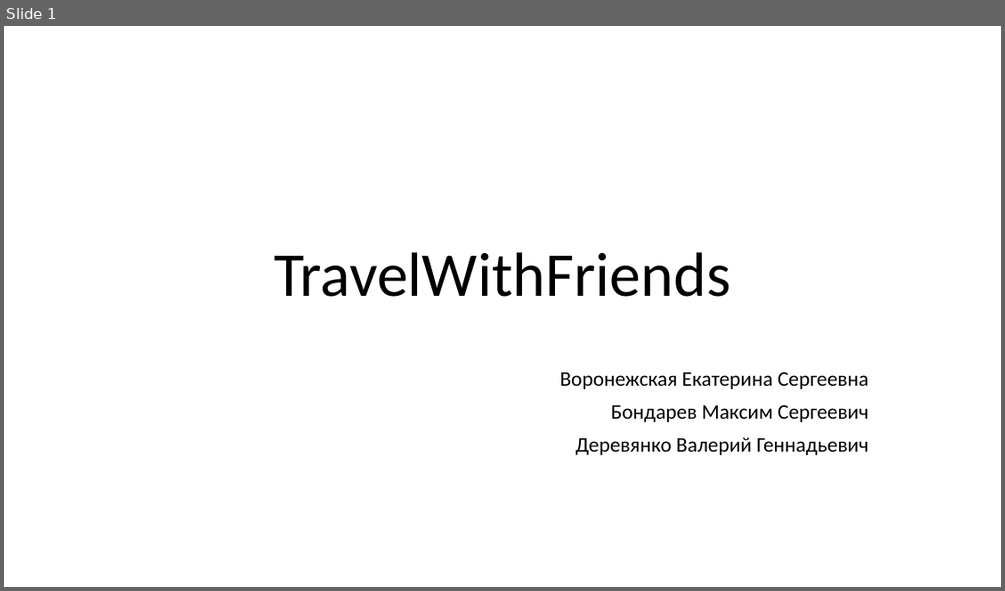
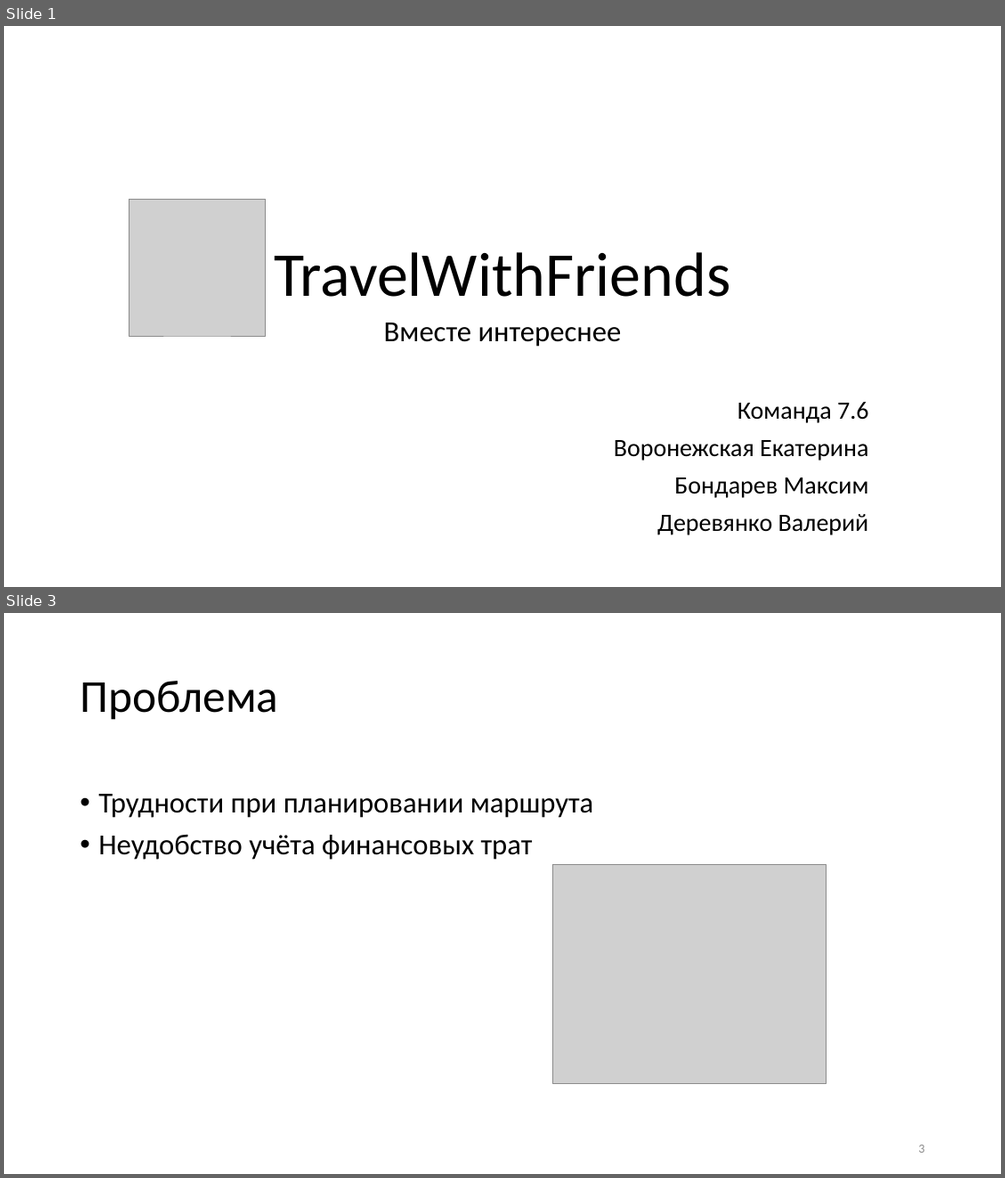
Before and after one commit to egoistique/TravelWithFriends, a slide deck: documentation/Презентация.pptx. Shown one above the other, each under a label of ours: slide 1 before the commit, slides 1 and 3 after it; the slides between them are not shown. The pictures are 1005x591 and 1005x1178 pixels, drawn with LibreOffice and Linux fonts; fonts in the diff are those of the drawing; grey boxes stand for pictures. Boxes give left, top, right and bottom in pixels: in the first picture for what was removed or moved away, otherwise in the second. Text is boxed around its words. In the diff, an @@ line names an element or a change of style, - is before the commit and + after.

```diff
--- a/documentation/Презентация.pptx
+++ b/documentation/Презентация.pptx
@@ slide 3 added at [4,613,1001,1174], background #FFFFFF @@
@@ title added at [80,681,278,720], 44 pt, text #000000 @@
+Проблема
@@ text added at [98,794,594,860], 28 pt, text #000000 @@
+• Трудности при планировании маршрута
+• Неудобство учёта финансовых трат
@@ picture added at [552,864,825,1083] @@
@@ page number added at [918,1144,924,1152], 12 pt, text #8C8C8C @@
+3
@@ slide 1 changed as well @@
@@ picture added at [129,199,266,336] @@
@@ text added at [384,322,622,346], 28 pt, text #000000 @@
+Вместе интереснее
@@ subtitle at [614,402,869,535]: text changed; size 20 to 24 pt @@
-Воронежская Екатерина Сергеевна
-Бондарев Максим Сергеевич
-Деревянко Валерий Геннадьевич
+Команда 7.6
+Воронежская Екатерина
+Бондарев Максим
+Деревянко Валерий
```
Also in this commit, not shown: 7 other slides changed, 3 other slides added, 5 slides removed, 1 other file.
